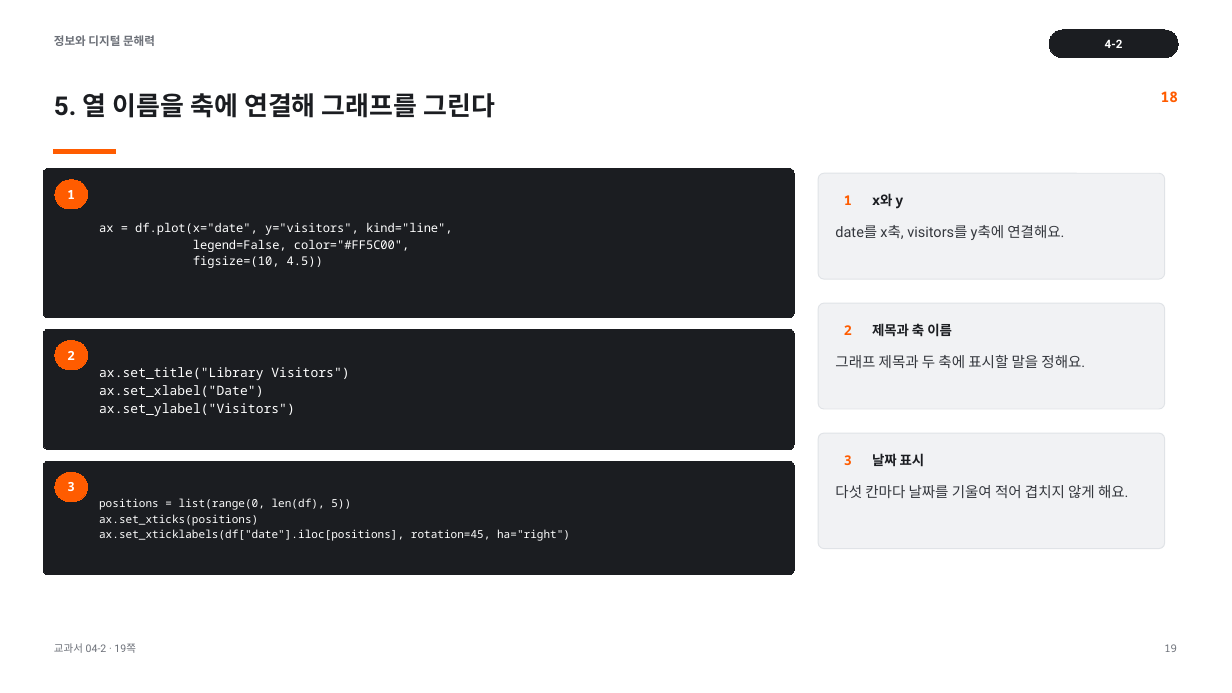
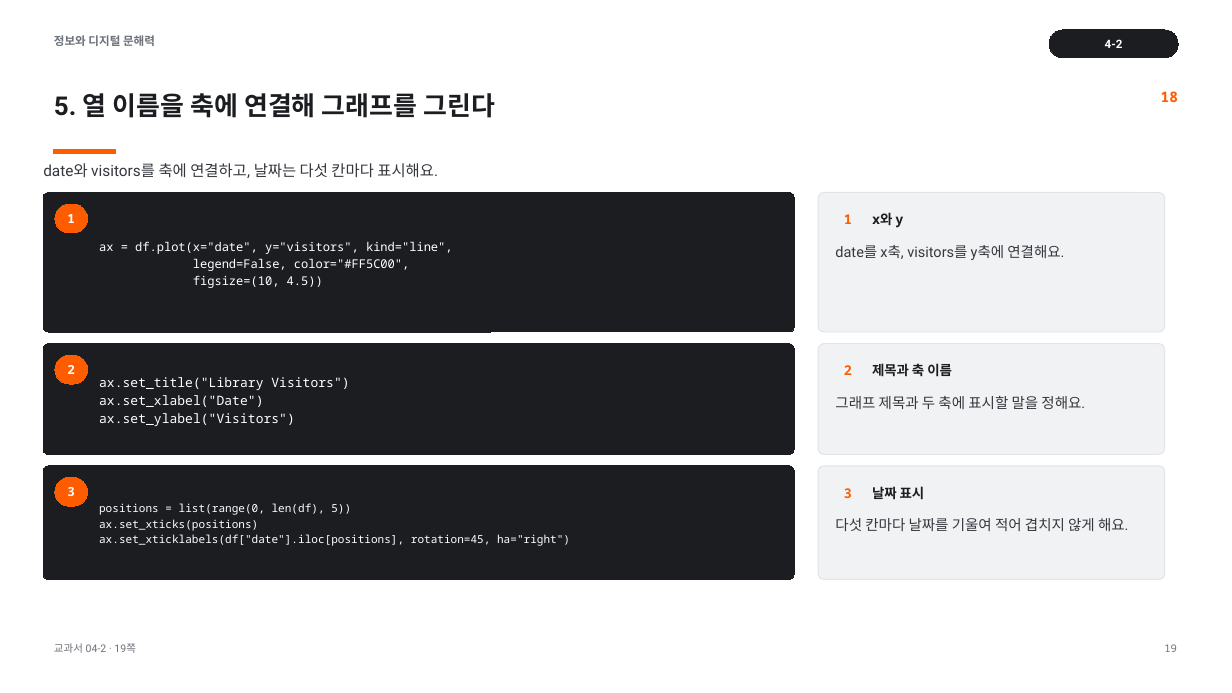
Before and after one commit to cozy819/2026-02__jdh, a slide deck: slide 19 of 04/ppt/04-2_pandas로_표_데이터를_쉽게_사용하기.pptx. Drawn at 1232x693 pixels with LibreOffice and Linux fonts; fonts in the diff are those of the drawing. Boxes give left, top, right and bottom in pixels: in the first picture for what was removed or moved away, otherwise in the second. Text is boxed around its words. In the diff, an @@ line names an element or a change of style, - is before the commit and + after.

```diff
--- a/04/ppt/04-2_pandas로_표_데이터를_쉽게_사용하기.pptx
+++ b/04/ppt/04-2_pandas로_표_데이터를_쉽게_사용하기.pptx
@@ text added at (43,163,438,178), 12 pt, text #34373D @@
+date와 visitors를 축에 연결하고, 날짜는 다섯 칸마다 표시해요.
@@ rounded rectangle: place and size @@
-rounded rectangle at (43,168,794,317)
+rounded rectangle at (43,192,794,332)
@@ rounded rectangle "1": place and size @@
-rounded rectangle "1" at (55,180,87,209)
+rounded rectangle "1" at (55,204,87,233)
@@ text "ax = df.plot(x="date", y="visitors", kind="line",": place and size @@
-text "ax = df.plot(x="date", y="visitors", kind="line"," at (99,222,453,268)
+text "ax = df.plot(x="date", y="visitors", kind="line"," at (99,241,453,288)
@@ proportions changed in 5 elements at (43,344,794,455), (43,192,794,332), (818,466,1165,579), (818,344,1165,455), (818,192,1165,332) @@
@@ rounded rectangle: place and size @@
-rounded rectangle at (818,174,1165,280)
+rounded rectangle at (818,192,1165,332)
@@ text "1": place and size @@
-text "1" at (844,195,852,205)
+text "1" at (844,214,852,224)
@@ text "x와 y": place and size @@
-text "x와 y" at (872,193,903,209)
+text "x와 y" at (872,212,903,228)
@@ text "date를 x축, visitors를 y축에 연결해요.": place and size @@
-text "date를 x축, visitors를 y축에 연결해요." at (835,225,1064,240)
+text "date를 x축, visitors를 y축에 연결해요." at (835,245,1064,260)
@@ rounded rectangle: place and size @@
-rounded rectangle at (43,329,794,449)
+rounded rectangle at (43,344,794,455)
@@ rounded rectangle "2": place and size @@
-rounded rectangle "2" at (55,341,87,370)
+rounded rectangle "2" at (55,355,87,384)
@@ text "ax.set_title("Library Visitors")": place and size @@
-text "ax.set_title("Library Visitors")" at (99,367,349,416)
+text "ax.set_title("Library Visitors")" at (99,377,349,426)
@@ rounded rectangle: place and size @@
-rounded rectangle at (818,303,1165,409)
+rounded rectangle at (818,344,1165,455)
@@ text "2": place and size @@
-text "2" at (844,325,852,335)
+text "2" at (844,365,852,375)
@@ text "제목과 축 이름": place and size @@
-text "제목과 축 이름" at (872,323,952,337)
+text "제목과 축 이름" at (872,363,952,377)
@@ text "그래프 제목과 두 축에 표시할 ...": place and size @@
-text "그래프 제목과 두 축에 표시할 ..." at (835,355,1085,368)
+text "그래프 제목과 두 축에 표시할 ..." at (835,396,1085,409)
@@ 2 rounded rectangles, 1 text: place and size @@
-2 rounded rectangles, 1 text at (43,461,794,575)
+2 rounded rectangles, 1 text at (43,466,794,579)
@@ 2 texts, 1 rounded rectangle: place and size @@
-2 texts, 1 rounded rectangle at (818,433,1165,549)
+2 texts, 1 rounded rectangle at (818,466,1165,579)
@@ text "다섯 칸마다 날짜를 기울여 적어 ...": place and size @@
-text "다섯 칸마다 날짜를 기울여 적어 ..." at (835,485,1128,498)
+text "다섯 칸마다 날짜를 기울여 적어 ..." at (835,518,1128,531)
```
Also in this commit, not shown: 7 other slides changed, 8 other files.
